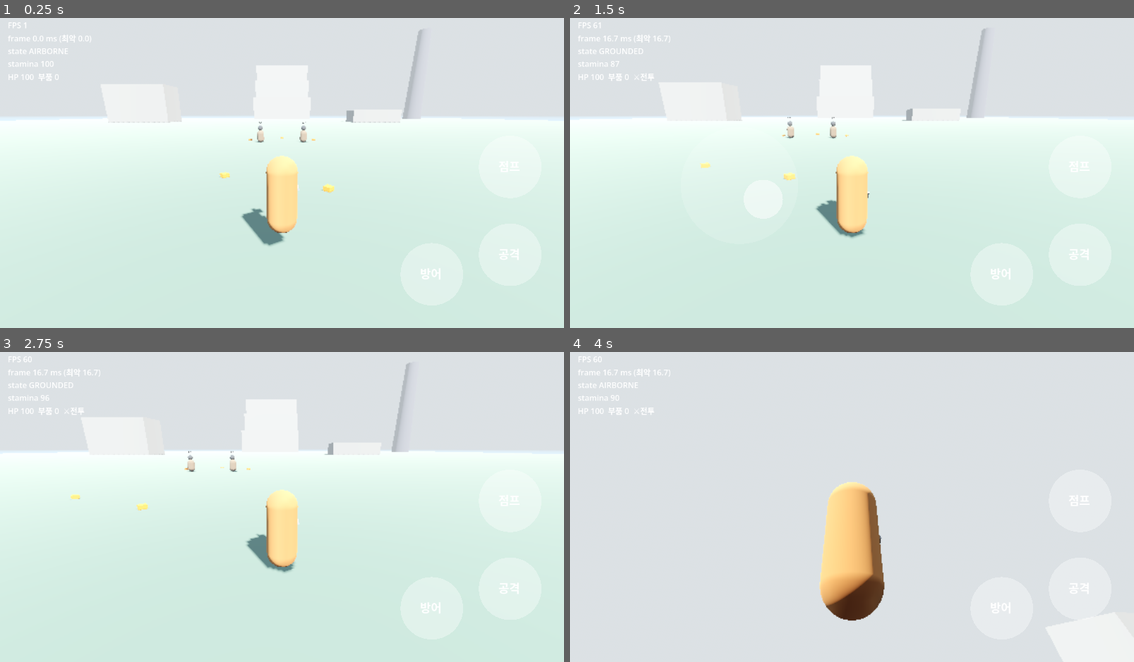
Above: before the commit, frames 1-4 (two rows, left to right).
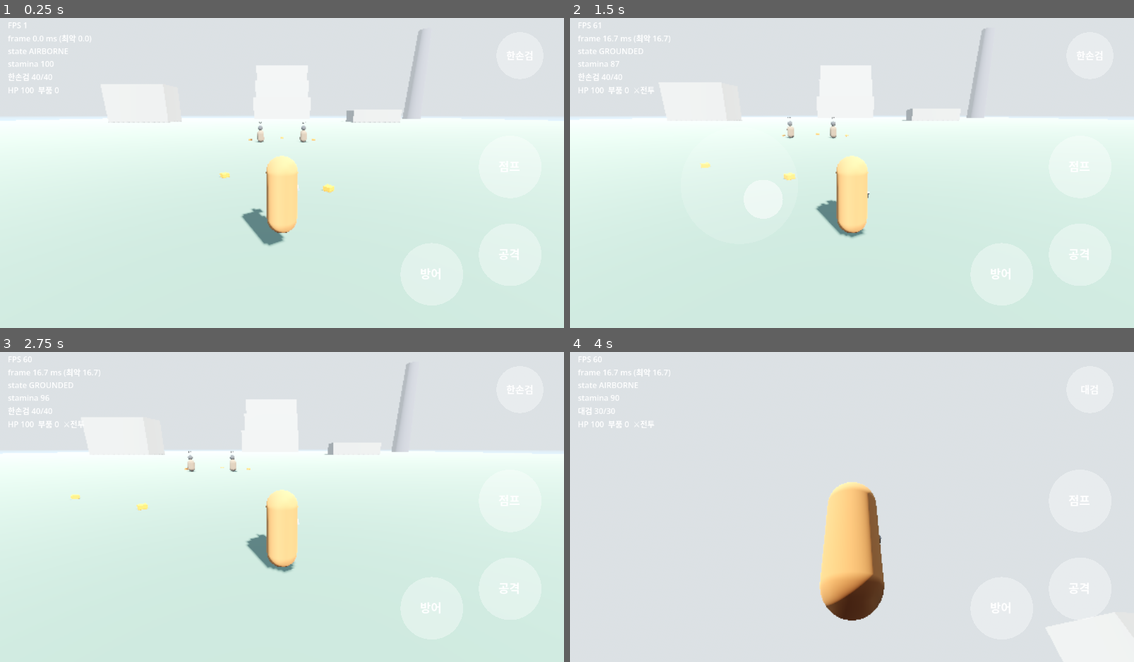
Above: after the commit, the same moments.

Repository: yeongkim0814-svg/Open-world
Game: Godot game, scene res://scenes/test_island.tscn
Two runs of this game, one before a commit and one after it. Both use one fixed random seed, a clock stepped at 60 frames per second and the inputs below.
Inputs (mouse positions are in pixels of both pictures, inside the frame that each line leads up to):
- Up to frame 1 (0.25 s): no input
- Up to frame 2 (1.5 s): move the mouse to (976, 154) at 0.52 s; hold D (move_right) 0.53-1.25 s; hold J (attack) 0.53-1.25 s; click (976, 154) at 0.67 s; tap Space (jump) at 0.77, 1.07 s; tap K (guard) at 0.8 s; drag from (739, 185) to (823, 231) at 1.27 s
- Up to frame 3 (2.75 s): move the mouse to (338, 435) at 2.02 s; hold D (move_right) from 2.03 s (still down); hold Ctrl (walk) from 2.03 s (still down); tap E (interact) at 2.1 s
- Up to frame 4 (4 s): release D (move_right) at 2.75 s; release Ctrl (walk) at 2.75 s; drag from (823, 565) to (682, 457) at 2.77 s; tap Enter at 3.5 s; move the mouse to (1021, 550) at 3.52 s; hold A (move_left) from 3.53 s (still down); hold Space (jump) from 3.53 s (still down); tap Q (switch_weapon, bound only after the commit) at 3.6 s

The runs differ from the first frame. In frame 1, 0.1% of the frame differs, in the area x 1-95%, y 10-25%; in frame 2, 0.2%; in frame 3, 0.2%; in frame 4, 0.2%.

Commit message:
feat(m3): 대검·무기 교체·내구도 연결
Co-Authored-By: Claude Opus 5.5 <noreply@anthropic.com>
Claude-Session: https://claude.ai/code/session_01PShdycDoYj1ffFPsLxdXpC

Diff:
--- a/scripts/core/combat_tuning.gd
+++ b/scripts/core/combat_tuning.gd
@@ -32,9 +32,7 @@
 @export_group("공격")
 @export var target_range := 6.0
 @export var target_cone_deg := 120.0
-@export var attack_damage := 10.0
 @export var heavy_hold_time := 0.4
-@export var heavy_damage := 25.0
 @export var combo_window := 0.6
 @export var player_max_hp := 100.0
 
--- a/scripts/core/input_intent.gd
+++ b/scripts/core/input_intent.gd
@@ -11,6 +11,9 @@
 var threatened := false         ## 근처 적이 공격 중(예고~공격 끝) → 스틱+점프 = 회피
 var facing_yaw := 0.0           ## 캐릭터가 바라보는 방향 (회피 종류 판정용)
 var attack_pressed := false     ## 공격 버튼 탭 (짧게 눌렀다 뗌)
+var attack_held := false       ## 공격 버튼을 누르고 있음 (활 당기기)
+var switch_weapon_pressed := false  ## 무기 교체 버튼 탭
+var aiming := false             ## 활을 당기는 중 → 걷기만 (Player가 채움)
 var heavy_released := false     ## 공격 버튼을 heavy_hold_time 이상 누르다 뗌 → 강공격
 var guard_pressed := false      ## 방어 버튼을 누른 순간 (패링 판정 시작)
 var guard_held := false         ## 방어 버튼을 누르고 있음 (방어 자세)
--- a/scripts/nodes/debug_hud.gd
+++ b/scripts/nodes/debug_hud.gd
@@ -37,5 +37,8 @@
 		lines.append("state %s" % STATE_NAMES[player.locomotion.state])
 		lines.append("stamina %d%s" % [roundi(player.stamina.value), " (탈진)" if player.stamina.exhausted else ""])
 	if player and player.combat and player.combat.state:
+		var a: Arsenal = player.combat.arsenal
+		var d := a.durability()
+		lines.append("%s %d/%d%s" % [a.current().display_name, ceili(d.value), roundi(d.max_value), " (파손)" if d.is_broken() else ""])
 		lines.append("HP %d  부품 %d  %s  %s" % [roundi(player.combat.hp), player.parts, "⚔전투" if player.combat.state.active else "", player.combat.last_result])
 	text = "\n".join(lines)
--- a/scripts/nodes/player.gd
+++ b/scripts/nodes/player.gd
@@ -178,6 +178,7 @@
 	_intent.facing_yaw = _camera.yaw     # 회피 방향은 카메라 기준
 	if touch_controls:
 		touch_controls.set_threatened(threatened)
+		touch_controls.set_weapon_label(combat.arsenal.current().display_name)
 
 
 func facing_forward() -> Vector3:
--- a/scripts/nodes/player_combat.gd
+++ b/scripts/nodes/player_combat.gd
@@ -1,15 +1,11 @@
 class_name PlayerCombat
 extends Node
-## 플레이어 전투: 체력, 공격(3단 콤보·강공격·자동 조준), 방어/패링, 적 공격 판정 처리.
+## 플레이어 전투: 체력, 무기(근접·활·교체·내구도), 공격(3단 콤보·강공격·자동 조준), 방어/패링, 적 공격 판정 처리.
 ## Player가 매 물리 틱 tick()을 호출한다.
 
 signal died
 
 const ENEMY_DAMAGE_STUN := 1.0      ## 가드 브레이크 경직 (s)
-const ATTACK_REACH := 1.8           ## 공격 판정 거리 (m)
-const ATTACK_ARC_DEG := 120.0       ## 공격 판정 정면 각 (전체)
-const LIGHT_COOLDOWN := 0.35
-const HEAVY_COOLDOWN := 0.7
 const FLURRY_COOLDOWN := 0.12       ## 슬로우모션 연타 중 공격 간격
 const WEAPON_BLOCK_LEAK := 0.3      ## 방패 없이 무기로 막으면 피해의 30%가 들어옴 (3.3)
 
@@ -20,6 +16,7 @@
 var guard: Guard
 var flurry: Flurry
 var state: CombatState
+var arsenal: Arsenal
 var last_result := ""               ## HUD 표시용: 패링! / 막기 / 가드 브레이크 / 피격 / 회피
 var engaged_this_tick := false
 
@@ -36,6 +33,12 @@
 	guard = Guard.new(combat_tuning)
 	flurry = Flurry.new(combat_tuning)
 	state = CombatState.new(combat_tuning)
+	var weapons: Array[WeaponData] = [
+		preload("res://resources/weapons/sword.tres"),
+		preload("res://resources/weapons/greatsword.tres"),
+		preload("res://resources/weapons/bow.tres"),
+	]
+	arsenal = Arsenal.new(weapons)
 
 
 func is_stunned() -> bool:
@@ -66,12 +69,32 @@
 		guard.press()
 	if not intent.guard_held and guard.holding:
 		guard.release()
+	if intent.switch_weapon_pressed:
+		switch_weapon()
 	if is_stunned() or _cooldown > 0.0:
 		return
+	var w := arsenal.current()
+	if w.kind != WeaponData.Kind.MELEE:
+		return
 	if intent.heavy_released:
-		_swing(combat_tuning.heavy_damage, HEAVY_COOLDOWN)
+		_swing(w, true, w.heavy_cooldown)
 	elif intent.attack_pressed:
-		_swing(combat_tuning.attack_damage, FLURRY_COOLDOWN if flurry.active else LIGHT_COOLDOWN)
+		_swing(w, false, FLURRY_COOLDOWN if flurry.active else w.light_cooldown)
+
+
+## 다음 무기로 교체. 콤보는 처음부터.
+func switch_weapon() -> void:
+	arsenal.cycle()
+	_combo_step = 0
+	_combo_timer = 0.0
+
+
+## 근접 무기 한 번의 피해. 파손이면 broken_damage_mult, 대검 강공격은 적의 공격을 끊는다.
+func melee_hit(weapon: WeaponData, heavy: bool) -> Hit:
+	var dmg := weapon.heavy_damage if heavy else weapon.damage
+	if arsenal.durability().is_broken():
+		dmg *= combat_tuning.broken_damage_mult
+	return Hit.make(dmg, weapon.armor_pierce, heavy and weapon.heavy_staggers)
 
 
 ## 적 공격이 맞는 순간 TrainingDummy가 호출.
@@ -86,12 +109,15 @@
 		Guard.Result.PARRIED:
 			last_result = "패링!"
 			flurry.start()
-			if enemy.has_method("stagger"):
-				enemy.stagger()
+			if not has_shield:
+				arsenal.durability().wear(combat_tuning.wear_parry)
+			if enemy.has_method("on_parried"):
+				enemy.on_parried()
 		Guard.Result.BLOCKED:
 			last_result = "막기"
 			stamina.spend(combat_tuning.guard_cost)
 			if not has_shield:
+				arsenal.durability().wear(combat_tuning.wear_block)
 				_take_damage(damage * WEAPON_BLOCK_LEAK)
 		Guard.Result.GUARD_BREAK:
 			last_result = "가드 브레이크"
@@ -109,7 +135,7 @@
 
 
 ## 휘두르기: 적이 없어도 동작한다. 자동 조준 대상이 있으면 그쪽으로 즉시 돌아선다.
-func _swing(damage: float, cooldown: float) -> void:
+func _swing(weapon: WeaponData, heavy: bool, cooldown: float) -> void:
 	engaged_this_tick = true
 	_cooldown = cooldown
 	_combo_step = (_combo_step % 3) + 1
@@ -122,13 +148,18 @@
 	var target := Targeting.pick(origin, _player.facing_forward(), positions, combat_tuning.target_range, combat_tuning.target_cone_deg)
 	if target != -1:
 		_player.face_toward(positions[target])
-	_player.play_swing(_combo_step, damage > combat_tuning.attack_damage)
+	_player.play_swing(_combo_step, heavy)
 	var fwd := _player.facing_forward()
+	var hit := melee_hit(weapon, heavy)
+	var landed := false
 	for e in enemies:
 		var to: Vector3 = e.global_position - origin
 		to.y = 0.0
-		if to.length() <= ATTACK_REACH and fwd.angle_to(to) <= deg_to_rad(ATTACK_ARC_DEG) * 0.5:
-			e.take_hit(damage)
+		if to.length() <= weapon.reach and fwd.angle_to(to) <= deg_to_rad(weapon.arc_deg) * 0.5:
+			e.take_hit(hit)
+			landed = true
+	if landed:          # 허공 휘두르기는 닳지 않는다
+		arsenal.durability().wear(combat_tuning.wear_hit)
 
 
 func _alive_enemies() -> Array:
--- a/scripts/nodes/touch_controls.gd
+++ b/scripts/nodes/touch_controls.gd
@@ -9,6 +9,7 @@
 const STICK_AREA_RATIO := 0.4
 const BUTTON_RADIUS := 64.0
 const STICK_RADIUS := 120.0
+const WEAPON_BUTTON_RADIUS := 48.0
 
 var _stick := VirtualStick.new(STICK_RADIUS)
 var _camera_touches := {}            ## index -> 마지막 위치
@@ -23,6 +24,8 @@
 var _key_attack_hold := -1.0
 var _interact_label := ""            ## 비어 있으면 팝업 숨김
 var _interact_queued := false
+var _switch_queued := false
+var _weapon_label := ""
 
 
 func _ready() -> void:
@@ -42,6 +45,13 @@
 func show_interact(label: String) -> void:
 	if _interact_label != label:
 		_interact_label = label
+		queue_redraw()
+
+
+## 무기 교체 버튼에 장착 무기 이름 표시 (C17).
+func set_weapon_label(label: String) -> void:
+	if _weapon_label != label:
+		_weapon_label = label
 		queue_redraw()
 
 
@@ -72,7 +82,12 @@
 		"jump": Vector2(s.x - 110, s.y - 330),
 		"attack": Vector2(s.x - 110, s.y - 150),
 		"guard": Vector2(s.x - 270, s.y - 110),
+		"weapon": Vector2(s.x - 90, 90),
 	}
+
+
+func _radius(name: String) -> float:
+	return WEAPON_BUTTON_RADIUS if name == "weapon" else BUTTON_RADIUS
 
 
 func _input(event: InputEvent) -> void:
@@ -92,12 +107,13 @@
 func _on_touch_down(index: int, pos: Vector2) -> void:
 	var buttons := _buttons()
 	for name in buttons:
-		if pos.distance_to(buttons[name]) <= BUTTON_RADIUS:
+		if pos.distance_to(buttons[name]) <= _radius(name):
 			_button_touches[index] = name
 			match name:
 				"jump": _jump_queued = true
 				"attack": _attack_hold = 0.0
 				"guard": _guard_queued = true
+				"weapon": _switch_queued = true
 			queue_redraw()
 			return
 	if not _interact_label.is_empty() and _interact_rect().has_point(pos):
@@ -143,6 +159,9 @@
 	intent.attack_pressed = _attack_release_queued == 1
 	intent.heavy_released = _attack_release_queued == 2
 	_attack_release_queued = 0
+	intent.attack_held = _attack_hold >= 0.0 or _key_attack_hold >= 0.0
+	intent.switch_weapon_pressed = _switch_queued or Input.is_action_just_pressed("switch_weapon")
+	_switch_queued = false
 	intent.guard_pressed = _guard_queued or Input.is_action_just_pressed("guard")
 	intent.guard_held = _button_touches.values().has("guard") or Input.is_action_pressed("guard")
 	_guard_queued = false
@@ -177,10 +196,11 @@
 	for name in buttons:
 		var alpha: float = 0.6 if held.has(name) else 0.35
 		var tint := Color(1, 0.85, 0.3, alpha) if name == "jump" and _threatened else Color(1, 1, 1, alpha)
-		draw_circle(buttons[name], BUTTON_RADIUS, tint)
+		draw_circle(buttons[name], _radius(name), tint)
 	draw_string(font, buttons["jump"] + Vector2(-24, 8), "회피" if _threatened else "점프", HORIZONTAL_ALIGNMENT_CENTER, -1, 24)
 	draw_string(font, buttons["attack"] + Vector2(-24, 8), "공격", HORIZONTAL_ALIGNMENT_CENTER, -1, 24)
 	draw_string(font, buttons["guard"] + Vector2(-24, 8), "방어", HORIZONTAL_ALIGNMENT_CENTER, -1, 24)
+	draw_string(font, buttons["weapon"] + Vector2(-40, 8), _weapon_label, HORIZONTAL_ALIGNMENT_CENTER, 80, 20)
 	if not _interact_label.is_empty():
 		var r := _interact_rect()
 		draw_rect(r, Color(0.1, 0.1, 0.1, 0.6))
@@ -191,7 +211,7 @@
 func _ensure_actions() -> void:
 	var keys := {
 		"move_left": KEY_A, "move_right": KEY_D, "move_forward": KEY_W, "move_back": KEY_S,
-		"jump": KEY_SPACE, "walk": KEY_CTRL, "attack": KEY_J, "guard": KEY_K, "interact": KEY_E,
+		"jump": KEY_SPACE, "walk": KEY_CTRL, "attack": KEY_J, "guard": KEY_K, "interact": KEY_E, "switch_weapon": KEY_Q,
 	}
 	for action in keys:
 		if InputMap.has_action(action):
--- a/scripts/nodes/training_dummy.gd
+++ b/scripts/nodes/training_dummy.gd
@@ -58,10 +58,13 @@
 	return is_alive() and attack.is_threatening()
 
 
-func take_hit(amount: float) -> void:
+func take_hit(hit: Hit) -> void:
 	if not is_alive():
 		return
-	hp -= amount
+	hp -= hit.amount_against(1.0, combat_tuning.weak_point_mult)
+	if hit.stagger:
+		attack.cancel()
+		_stagger = maxf(_stagger, combat_tuning.hit_stagger_time)
 	_hit_flash = 0.15
 	if hp <= 0.0:
 		attack.cancel()
@@ -69,7 +72,7 @@
 
 
 ## 패링당함: 공격 취소, 1초 경직, 이 개체만 슬로우모션.
-func stagger() -> void:
+func on_parried() -> void:
 	attack.cancel()
 	_stagger = 1.0
 	_slow.start()
--- /dev/null
+++ b/tests/unit/test_player_weapons.gd
@@ -0,0 +1,29 @@
+extends TestCase
+
+func _combat() -> PlayerCombat:
+	var c := PlayerCombat.new(); c.setup(null); return c
+
+func test_broken_weapon_deals_quarter():           # Review Focus 1
+	var c := _combat()
+	var sword := c.arsenal.current()
+	c.arsenal.durability().wear(999.0)
+	assert_almost(c.melee_hit(sword, false).damage, 2.5)
+	c.arsenal.durability().repair()
+	assert_almost(c.melee_hit(sword, false).damage, 10.0)
+	c.free()
+
+func test_greatsword_heavy_staggers_and_pierces():
+	var c := _combat()
+	var h := c.melee_hit(preload("res://resources/weapons/greatsword.tres"), true)
+	assert_almost(h.damage, 50.0)
+	assert_true(h.stagger)
+	assert_true(h.armor_pierce)
+	c.free()
+
+func test_switch_cycles_and_resets_combo():
+	var c := _combat()
+	c._combo_step = 2
+	c.switch_weapon()
+	assert_eq(c.arsenal.current().display_name, "대검")
+	assert_eq(c._combo_step, 0)
+	c.free()
Not shown, added: tests/unit/test_player_weapons.gd.uid
